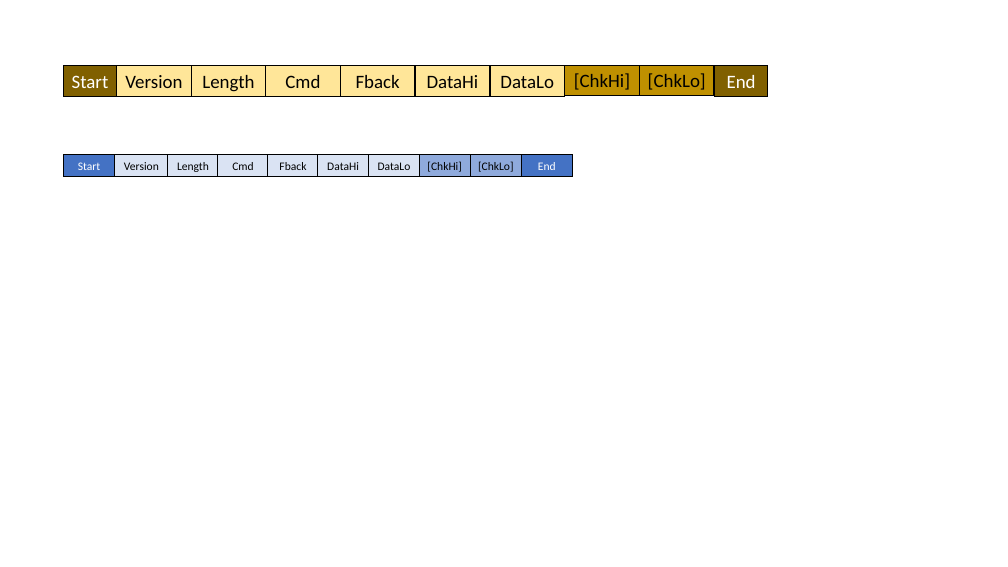
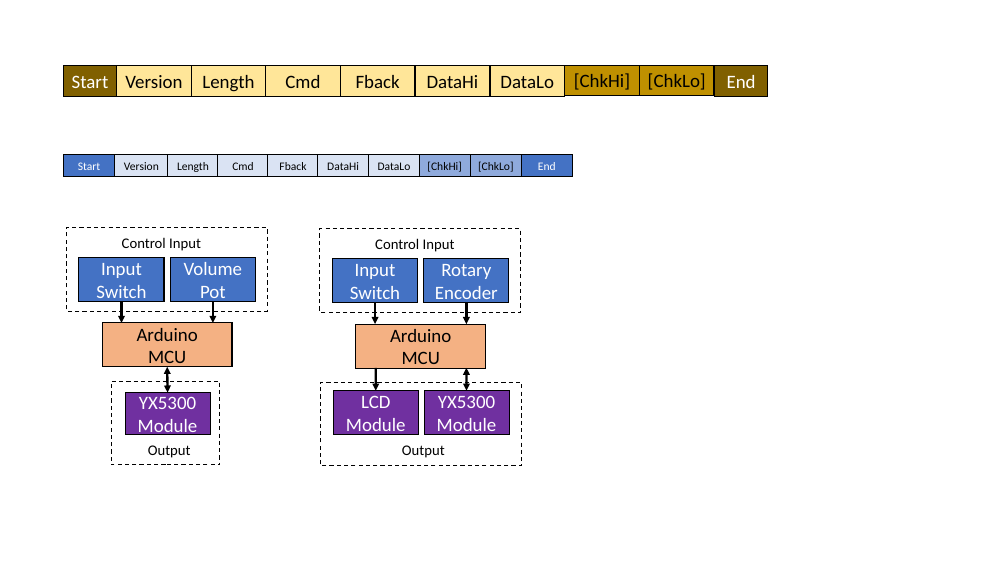
Before and after one commit to MajicDesigns/MD_YX5300, a slide deck: slide 1 of media/photo/YX5300 Diagrams.pptx. Drawn at 1008x567 pixels with LibreOffice and Linux fonts; fonts in the diff are those of the drawing. Boxes give left, top, right and bottom in pixels: in the first picture for what was removed or moved away, otherwise in the second. Text is boxed around its words. In the diff, an @@ line names an element or a change of style, - is before the commit and + after.

```diff
--- a/media/photo/YX5300 Diagrams.pptx
+++ b/media/photo/YX5300 Diagrams.pptx
@@ rectangle added at (67, 228, 268, 311), outline #000000 1 pt dashed @@
@@ text added at (122, 238, 201, 251), 14 pt, text #000000 @@
+Control Input
@@ rectangle added at (320, 229, 521, 312), outline #000000 1 pt dashed @@
@@ text added at (375, 238, 455, 252), 14 pt, text #000000 @@
+Control Input
@@ rectangle added at (79, 257, 163, 301), fill #4472C4, outline #000000 1 pt, 18 pt, text #FFFFFF @@
+Input
+Switch
@@ rectangle added at (170, 257, 255, 301), fill #4472C4, outline #000000 1 pt, 18 pt, text #FFFFFF @@
+Volume Pot
@@ rectangle added at (333, 259, 417, 302), fill #4472C4, outline #000000 1 pt, 18 pt, text #FFFFFF @@
+Input Switch
@@ rectangle added at (424, 259, 509, 302), fill #4472C4, outline #000000 1 pt, 18 pt, text #FFFFFF @@
+Rotary Encoder
@@ rectangle added at (102, 323, 232, 367), fill #F4B183, outline #000000 1 pt, 18 pt, text #000000 @@
+Arduino
+MCU
@@ arrow added from (122, 302) to (122, 323), #000000 2.25 pt @@
@@ arrow added from (213, 302) to (213, 323), #000000 2.25 pt @@
@@ rectangle added at (356, 324, 486, 368), fill #F4B183, outline #000000 1 pt, 18 pt, text #000000 @@
+Arduino
+MCU
@@ arrow added from (375, 302) to (375, 324), #000000 2.25 pt @@
@@ arrow added from (467, 302) to (467, 324), #000000 2.25 pt @@
@@ rectangle added at (111, 381, 220, 464), outline #000000 1 pt dashed @@
@@ double arrow added from (168, 392) to (167, 367), #000000 2.25 pt @@
@@ rectangle added at (321, 383, 522, 466), outline #000000 1 pt dashed @@
@@ arrow added from (376, 368) to (376, 391), #000000 2.25 pt @@
@@ double arrow added from (467, 391) to (467, 368), #000000 2.25 pt @@
@@ rectangle added at (125, 392, 209, 435), fill #7030A0, outline #000000 1 pt, 18 pt, text #FFFFFF @@
+YX5300 Module
@@ rectangle added at (333, 391, 418, 435), fill #7030A0, outline #000000 1 pt, 18 pt, text #FFFFFF @@
+LCD
+Module
@@ rectangle added at (424, 391, 509, 435), fill #7030A0, outline #000000 1 pt, 18 pt, text #FFFFFF @@
+YX5300 Module
@@ text added at (148, 445, 191, 458), 14 pt, text #000000 @@
+Output
@@ text added at (402, 445, 445, 458), 14 pt, text #000000 @@
+Output
```
Also in this commit, not shown: 52 other files.
